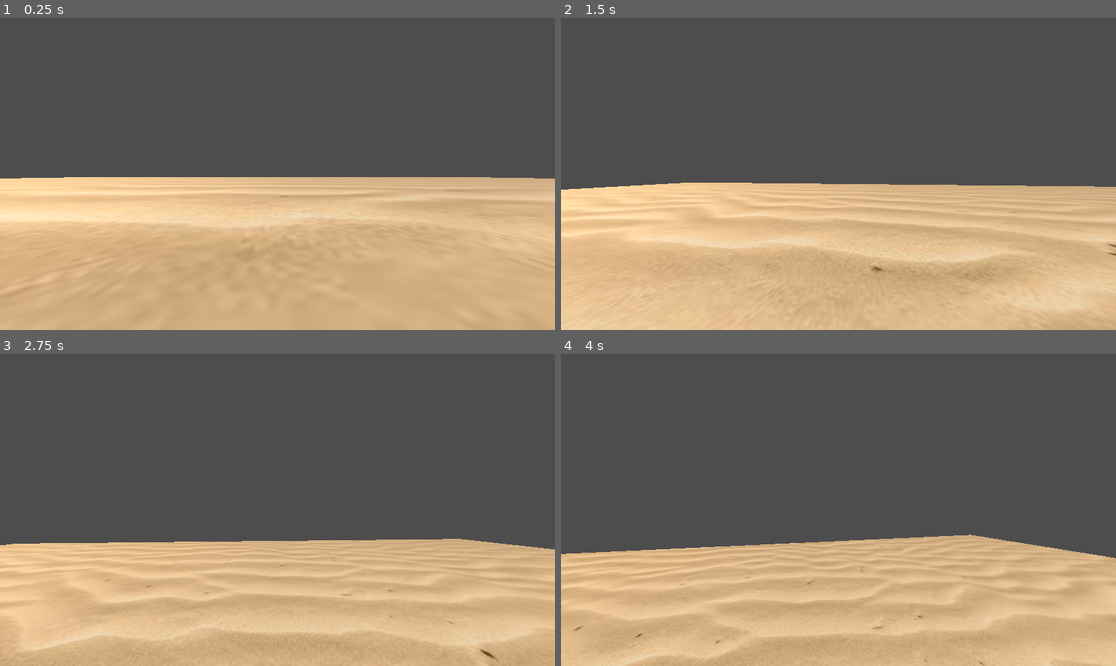
Above: before the commit, frames 1-4 (two rows, left to right).
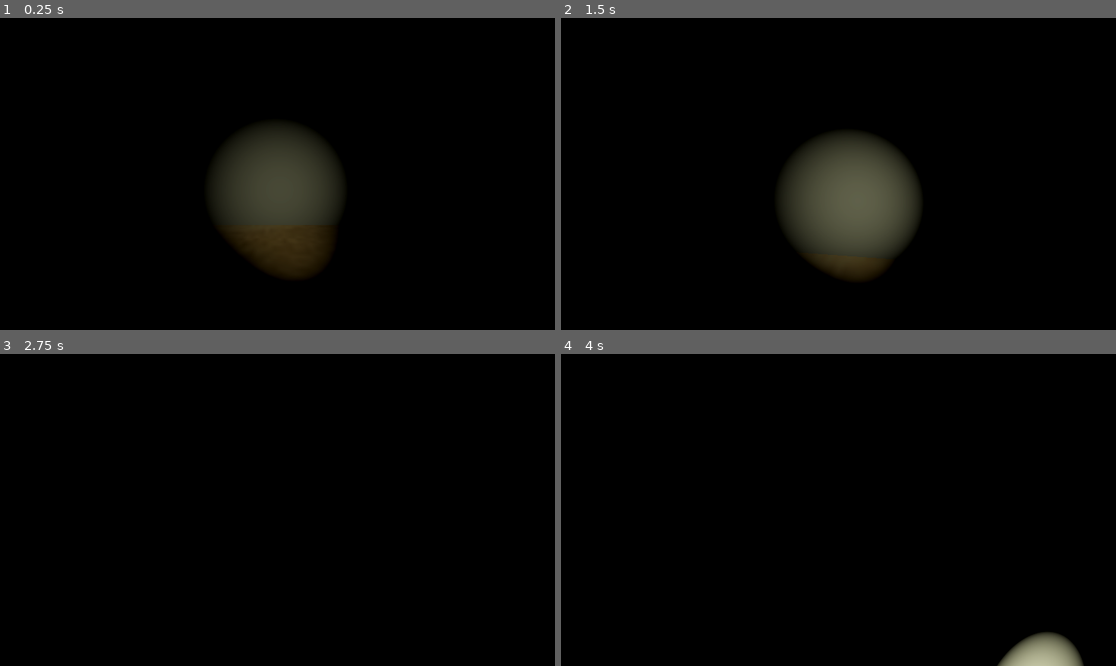
Above: after the commit, the same moments.

Repository: fayemrrp/SatDiving
Game: Godot game, scene res://Scenes/main.tscn
Two runs of this game, one before a commit and one after it. Both use one fixed random seed, a clock stepped at 60 frames per second and the inputs below.
Inputs (mouse positions are in pixels of both pictures, inside the frame that each line leads up to):
- Up to frame 1 (0.25 s): no input
- Up to frame 2 (1.5 s): move the mouse to (866, 174) at 0.52 s; hold Space (jump) 0.53-1.28 s; hold W (up) from 0.53 s (still down); move the mouse to (810, 174) at 1.27 s; tap Space (jump) at 1.35 s
- Up to frame 3 (2.75 s): keep holding W (up); tap Space (jump) at 1.52, 1.82 s; move the mouse to (288, 503) at 2.02 s; hold Space (jump) from 2.03 s (still down)
- Up to frame 4 (4 s): keep holding W (up); move the mouse to (832, 516) at 2.77 s; release Space (jump) at 2.78 s; tap Space (jump) at 2.85, 3.02, 3.32 s; move the mouse to (877, 513) at 3.52 s; hold Space (jump) from 3.53 s (still down)

The runs differ from the first frame. In frame 1, 100% of the frame differs, in the area x 0-100%, y 0-100%; in frame 2, 99%; in frame 3, 100%; in frame 4, 100%.

Commit message:
Adjusted World Env, Added Volumetric Fog, Added Flashlight

Diff:
--- a/Objects/player.tscn
+++ b/Objects/player.tscn
@@ -19,5 +19,14 @@
 [node name="CollisionShape3D" type="CollisionShape3D" parent="."]
 shape = SubResource("CapsuleShape3D_s6n66")
 
-[node name="Camera3D" type="Camera3D" parent="."]
+[node name="Head" type="Node3D" parent="."]
+
+[node name="Camera3D" type="Camera3D" parent="Head"]
 transform = Transform3D(1, 0, 0, 0, 1, 0, 0, 0, 1, 0, 0.552065, 0)
+
+[node name="SpotLight3D" type="SpotLight3D" parent="Head/Camera3D"]
+transform = Transform3D(0.99632, 0, 0.0857125, 0, 1, 0, -0.0857125, 0, 0.99632, 0.601138, -0.552065, 0)
+light_color = Color(0.992753, 1, 0.809153, 1)
+light_volumetric_fog_energy = 3.0
+spot_range = 20.0
+spot_angle = 20.0
--- a/Scenes/main.tscn
+++ b/Scenes/main.tscn
@@ -1,7 +1,27 @@
-[gd_scene load_steps=7 format=3 uid="uid://c38r0xl1yxggq"]
+[gd_scene load_steps=12 format=3 uid="uid://c38r0xl1yxggq"]
 
 [ext_resource type="Texture2D" uid="uid://cwg5gt3u45bho" path="res://Textures/sand.jpg" id="1_hnlie"]
 [ext_resource type="PackedScene" uid="uid://cusuren68wqpc" path="res://Objects/player.tscn" id="2_pqln0"]
+
+[sub_resource type="ProceduralSkyMaterial" id="ProceduralSkyMaterial_eqim8"]
+sky_top_color = Color(0, 0, 0, 1)
+sky_horizon_color = Color(0.5, 0.5, 0.5, 1)
+ground_bottom_color = Color(0, 0, 0, 1)
+ground_horizon_color = Color(0.5, 0.5, 0.5, 1)
+
+[sub_resource type="Sky" id="Sky_fplhp"]
+sky_material = SubResource("ProceduralSkyMaterial_eqim8")
+
+[sub_resource type="Environment" id="Environment_653cq"]
+background_mode = 2
+background_energy_multiplier = 0.0
+sky = SubResource("Sky_fplhp")
+tonemap_mode = 2
+glow_enabled = true
+fog_light_color = Color(1.92523e-07, 0.276399, 0.306327, 1)
+volumetric_fog_enabled = true
+volumetric_fog_density = 0.1
+volumetric_fog_albedo = Color(4.81307e-07, 0.772254, 0.725785, 1)
 
 [sub_resource type="PhysicsMaterial" id="PhysicsMaterial_8wwqk"]
 
@@ -13,10 +33,18 @@
 
 [sub_resource type="WorldBoundaryShape3D" id="WorldBoundaryShape3D_sm64k"]
 
+[sub_resource type="BoxMesh" id="BoxMesh_up72y"]
+
+[sub_resource type="BoxShape3D" id="BoxShape3D_jao04"]
+
 [node name="Node3D" type="Node3D"]
+
+[node name="WorldEnvironment" type="WorldEnvironment" parent="."]
+environment = SubResource("Environment_653cq")
 
 [node name="DirectionalLight3D" type="DirectionalLight3D" parent="."]
 transform = Transform3D(0.702016, 0.571335, 0.425147, 0, -0.596981, 0.802255, 0.712161, -0.563196, -0.419091, 0, 2.87609, 0)
+visible = false
 
 [node name="StaticBody3D" type="StaticBody3D" parent="."]
 transform = Transform3D(100, 0, 0, 0, 100, 0, 0, 0, 100, 0, 0, 0)
@@ -31,3 +59,12 @@
 
 [node name="Player" parent="." instance=ExtResource("2_pqln0")]
 transform = Transform3D(1, 0, 0, 0, 1, 0, 0, 0, 1, 0, 1.23649, 0)
+
+[node name="Test Wall" type="StaticBody3D" parent="."]
+transform = Transform3D(16.4882, 0, 0, 0, 13.0292, 0, 0, 0, 1, 0, 2.69946, -7.3873)
+
+[node name="MeshInstance3D" type="MeshInstance3D" parent="Test Wall"]
+mesh = SubResource("BoxMesh_up72y")
+
+[node name="CollisionShape3D" type="CollisionShape3D" parent="Test Wall"]
+shape = SubResource("BoxShape3D_jao04")
--- a/Scripts/player.gd
+++ b/Scripts/player.gd
@@ -1,16 +1,20 @@
 extends CharacterBody3D
 
-
 const SPEED = 3.0
-const JUMP_VELOCITY = 4.5
+const JUMP_VELOCITY = 2
 var sensitivity = 0.003
-@onready var camera = $Camera3D
+var head_y_axis = 0.0
+var camera_x_axis = 0.0
+@onready var camera = $Head/Camera3D
 
 func _unhandled_input(event):
 	if event is InputEventMouseMotion:
 		rotate_y(-event.relative.x * sensitivity)
 		camera.rotate_x(-event.relative.y * sensitivity)
-		camera.rotation.x = clamp(camera.rotation.x, deg_to_rad(-60), deg_to_rad(70))
+		camera.rotation.x = clamp(camera.rotation.x, deg_to_rad(-90), deg_to_rad(90))
+
+	if Input.is_key_pressed(KEY_ESCAPE):
+		get_tree().quit()
 
 func _ready():
 	Input.mouse_mode = Input.MOUSE_MODE_CAPTURED
@@ -25,8 +29,9 @@
 		velocity.y -= gravity * delta
 
 	# Handle jump.
-	if Input.is_action_pressed("jump"):
-		velocity.y = JUMP_VELOCITY
+	if Input.is_action_just_pressed("jump"):
+		if is_on_floor():
+			velocity.y = JUMP_VELOCITY
 
 	# Get the input direction and handle the movement/deceleration.
 	# As good practice, you should replace UI actions with custom gameplay actions.
--- a/project.godot
+++ b/project.godot
@@ -45,4 +45,8 @@
 
 [physics]
 
-3d/default_gravity=4.9
+3d/default_gravity=2.0
+
+[rendering]
+
+environment/defaults/default_clear_color=Color(9.40054e-10, 0.00212592, 0.00497175, 1)
